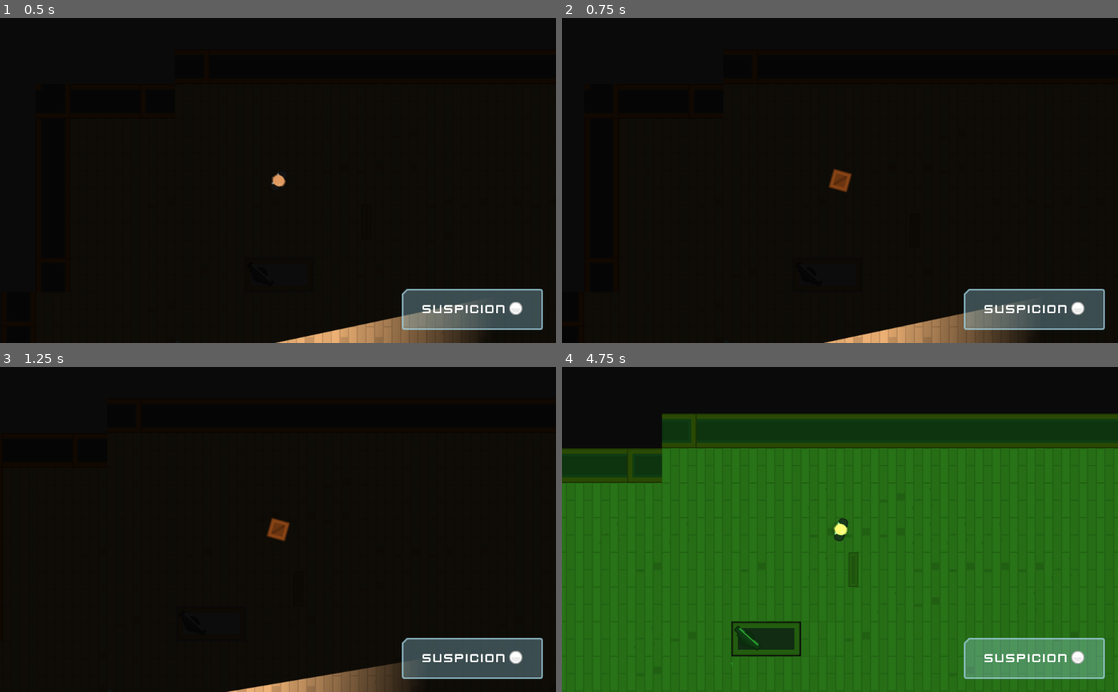
Above: before the commit, frames 1-4 (two rows, left to right).
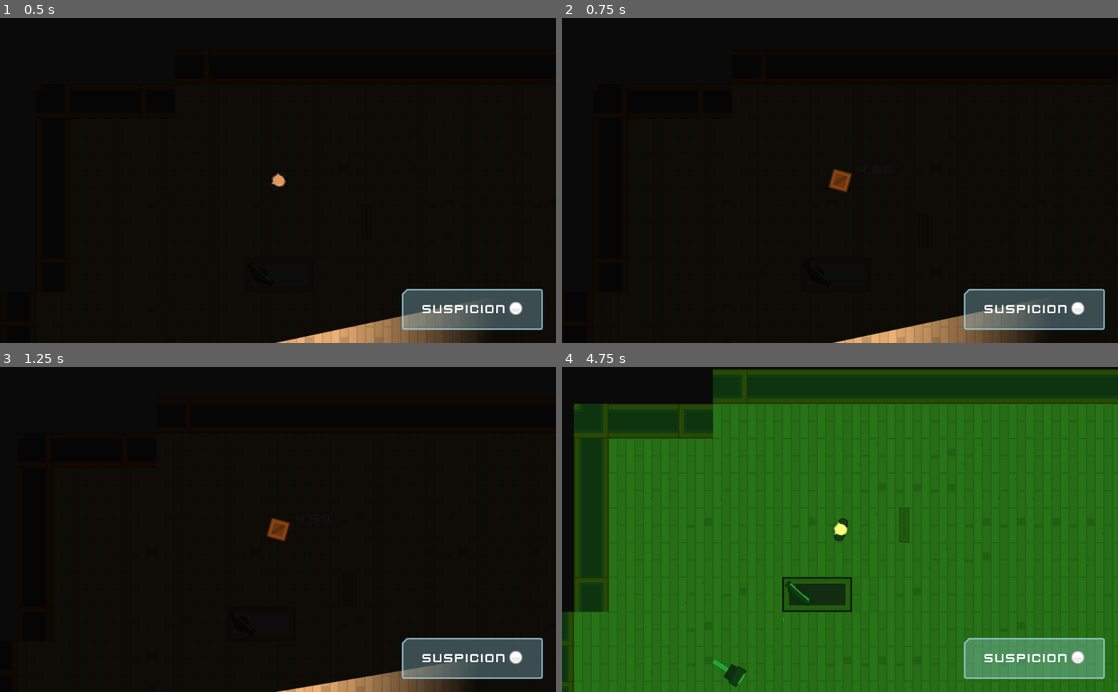
Above: after the commit, the same moments.

Repository: NightZpy/HeistMeistersGodotEngineGame
Game: Godot game, scene res://Levels/Level_1.tscn
Same seed, same stepped clock (60 frames per second), same inputs: the game is played once before the commit and once after it.
Inputs (mouse positions are in pixels of both pictures, inside the frame that each line leads up to):
- Up to frame 1 (0.5 s): no input
- Up to frame 2 (0.75 s): tap Enter at 0.5 s; move the mouse to (928, 206) at 0.52 s; hold D (move_right) from 0.53 s (still down); tap E (Toggle_disguise) at 0.6 s; click (928, 206) at 0.67 s
- Up to frame 3 (1.25 s): keep holding D (move_right)
- Up to frame 4 (4.75 s): move the mouse to (762, 614) at 1.27 s; release D (move_right) at 1.28 s; hold S (move_down) 1.28-2.03 s; tap E (Toggle_disguise) at 1.35, 2.3, 2.85, 3.6, 4.55 s; click (762, 614) at 1.42 s; move the mouse to (895, 458) at 2.02 s; hold D (move_right) 2.03-2.78 s; tap F (switch_vision_mode) at 2.1, 4.35 s; move the mouse to (812, 594) at 2.77 s; hold W (move_up) 2.78-3.53 s; click (812, 594) at 2.92 s; move the mouse to (1006, 578) at 3.52 s; hold A (move_left) from 3.53 s (still down); move the mouse to (673, 480) at 4.27 s

Frame 1 is identical in both runs. In frame 2, 0.3% of the frame differs, in the area x 47-82%, y 87-100%; in frame 3, 2.1%; in frame 4, 28%, in the area x 0-100%, y 0-100%.
Error in both runs: Invalid get index '0' (on base: 'PoolVector2Array'). (res://Guard.gd:23)

Commit message:
Limited the number of hidden tries

Diff:
--- a/Characters/Player.tscn
+++ b/Characters/Player.tscn
@@ -1,10 +1,11 @@
-[gd_scene load_steps=6 format=2]
+[gd_scene load_steps=7 format=2]
 
 [ext_resource path="res://Characters/TemplateCharacter.tscn" type="PackedScene" id=1]
 [ext_resource path="res://Player.gd" type="Script" id=2]
 [ext_resource path="res://GFX/PNG/Hitman 1/hitman1_stand.png" type="Texture" id=3]
 [ext_resource path="res://Characters/BoxOccluder.tres" type="OccluderPolygon2D" id=4]
 [ext_resource path="res://Lightmaps/Torch.tscn" type="PackedScene" id=5]
+[ext_resource path="res://Interface/NumpadTheme.tres" type="Theme" id=6]
 
 [node name="Player" index="0" instance=ExtResource( 1 )]
 collision_mask = 14
@@ -25,3 +26,19 @@
 [node name="Light2D" type="Light2D" parent="." index="4"]
 texture = ExtResource( 3 )
 energy = 0.9
+
+[node name="Timer" type="Timer" parent="." index="5"]
+wait_time = 5.0
+one_shot = true
+
+[node name="DisguiseLabel" type="Label" parent="." index="6"]
+margin_left = 21.4343
+margin_top = -40.7701
+margin_right = 89.4343
+margin_bottom = -13.7701
+theme = ExtResource( 6 )
+text = "0.00"
+__meta__ = {
+"_edit_group_": true
+}
+[connection signal="timeout" from="Timer" to="." method="reveal"]
--- a/Player.gd
+++ b/Player.gd
@@ -10,11 +10,26 @@
 const BOX_OCCLUDER = "res://Characters/BoxOccluder.tres"
 const BOX_LIGHT = "res://GFX/PNG/Tiles/tile_130.png"
 
+var velocity_multiplier = 1
+export var disguise_slowdown = 0.25
+export var disguise_duration = 5
+export var number_of_disguises = 3
 var disguise = false
+
+
+func _ready():
+	$Timer.wait_time = disguise_duration
+	reveal()
+
 
 func _physics_process(delta):
 	update_movement()
-	move_and_slide(motion)
+	move_and_slide(motion * velocity_multiplier)
+
+	if disguise:
+		$DisguiseLabel.text = str($Timer.time_left).pad_decimals(2)
+		$DisguiseLabel.rect_rotation = -rotation_degrees
+
 
 func update_movement():
 	look_at(get_global_mouse_position())
@@ -48,7 +63,7 @@
 func toggle_disguise():
 	if disguise:
 		reveal()
-	else:
+	elif number_of_disguises > 0:
 		disguise()
 
 
@@ -56,13 +71,19 @@
 	$Sprite.texture = load(PLAYER_SPRITE)
 	$Light2D.texture = load(PLAYER_LIGHT)
 	disguise = false
+	velocity_multiplier = 1
 	collision_layer = 1
 	$"LightOccluder2D".occluder = load(PLAYER_OCCLUDER)
+	$DisguiseLabel.hide()
 
 
 func disguise():
 	$Sprite.texture = load(BOX_SPRITE)
 	$Light2D.texture = load(BOX_LIGHT)
 	disguise = true
+	velocity_multiplier = disguise_slowdown
+	number_of_disguises -= 1
 	collision_layer = 16
 	$"LightOccluder2D".occluder = load(BOX_OCCLUDER)
+	$DisguiseLabel.show()
+	$Timer.start()
